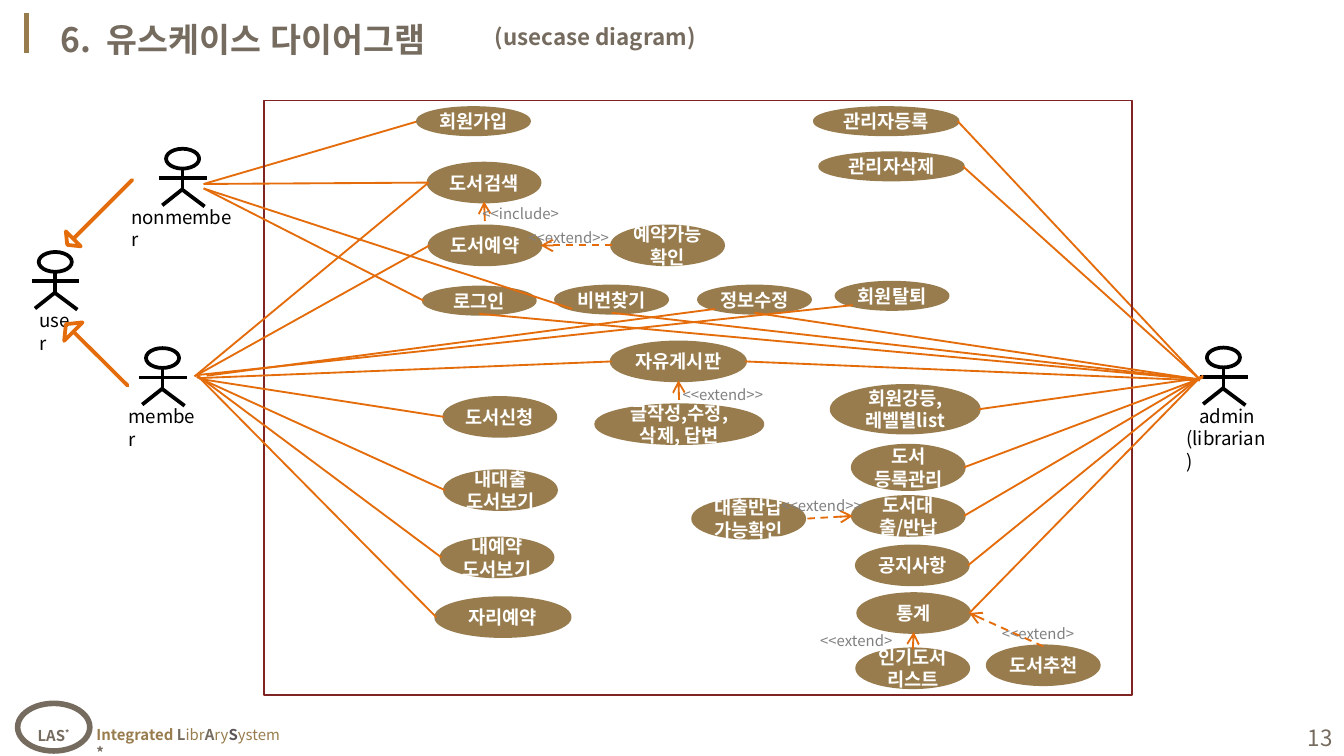
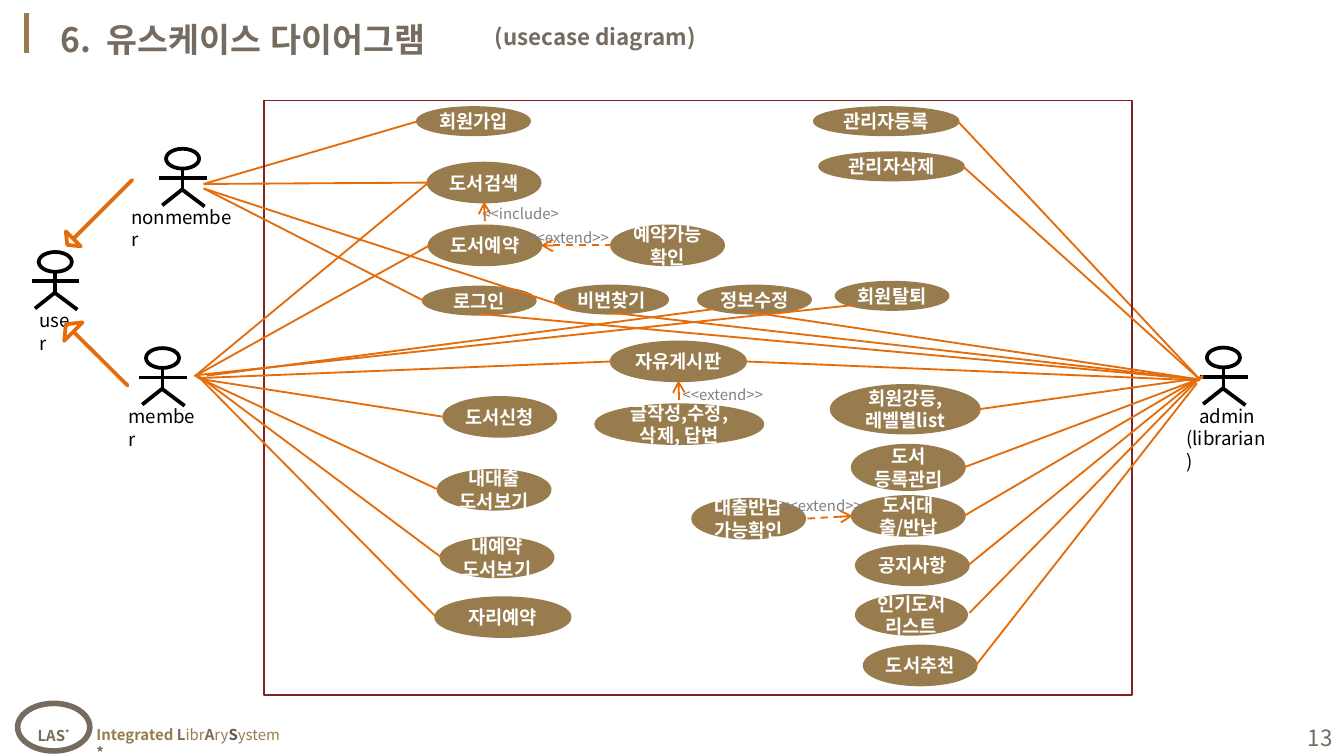
Before and after one commit to naradin711/webPro_ryu, a slide deck: slide 13 of note/07_1'st Project/sample_ver0624.pptx. Drawn at 1344x756 pixels with LibreOffice and Linux fonts; fonts in the diff are those of the drawing; background and template pictures are left out. Boxes give left, top, right and bottom in pixels: in the first picture for what was removed or moved away, otherwise in the second. Text is boxed around its words. In the diff, an @@ line names an element or a change of style, - is before the commit and + after.

```diff
--- a/note/07_1'st Project/sample_ver0624.pptx
+++ b/note/07_1'st Project/sample_ver0624.pptx
@@ line moved from (445, 491) - (196, 378) to (438, 489) - (196, 378) @@
@@ line added from (1198, 383) to (976, 665), #E46C0A 1 pt @@
@@ ellipse "내대출": place and size @@
-ellipse "내대출" at [445, 472, 556, 509]
+ellipse "내대출" at [438, 470, 550, 508]
@@ ellipse "인기도서리스트": place and size @@
-ellipse "인기도서리스트" at [857, 649, 969, 687]
+ellipse "인기도서리스트" at [857, 595, 966, 633]
@@ ellipse removed at [859, 594, 970, 632] @@
-통계
@@ arrow removed from (1043, 646) to (969, 613) @@
@@ text removed at [1002, 627, 1074, 644] @@
-<<extend>
@@ text removed at [820, 632, 892, 652] @@
-<<extend>
@@ ellipse "도서추천": place and size @@
-ellipse "도서추천" at [988, 646, 1099, 684]
+ellipse "도서추천" at [864, 646, 976, 684]
@@ arrow removed from (913, 649) to (914, 632) @@
```
Also in this commit, not shown: 7 other slides changed, 11 slides added, 32 other files.
